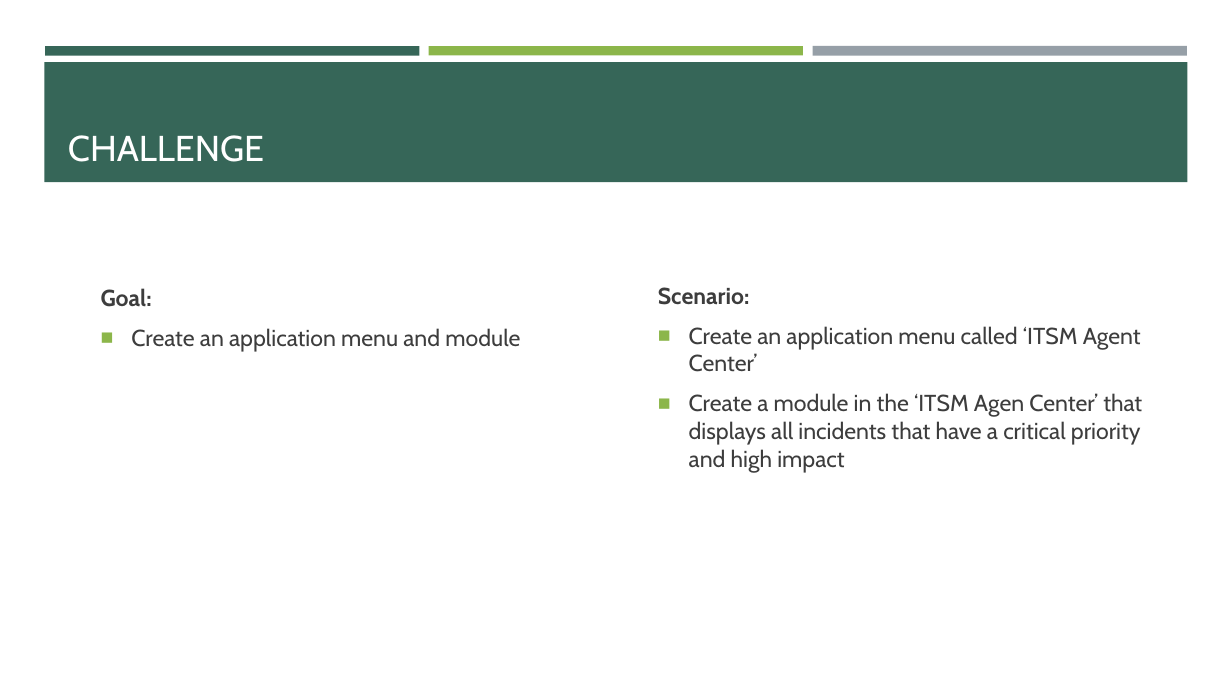
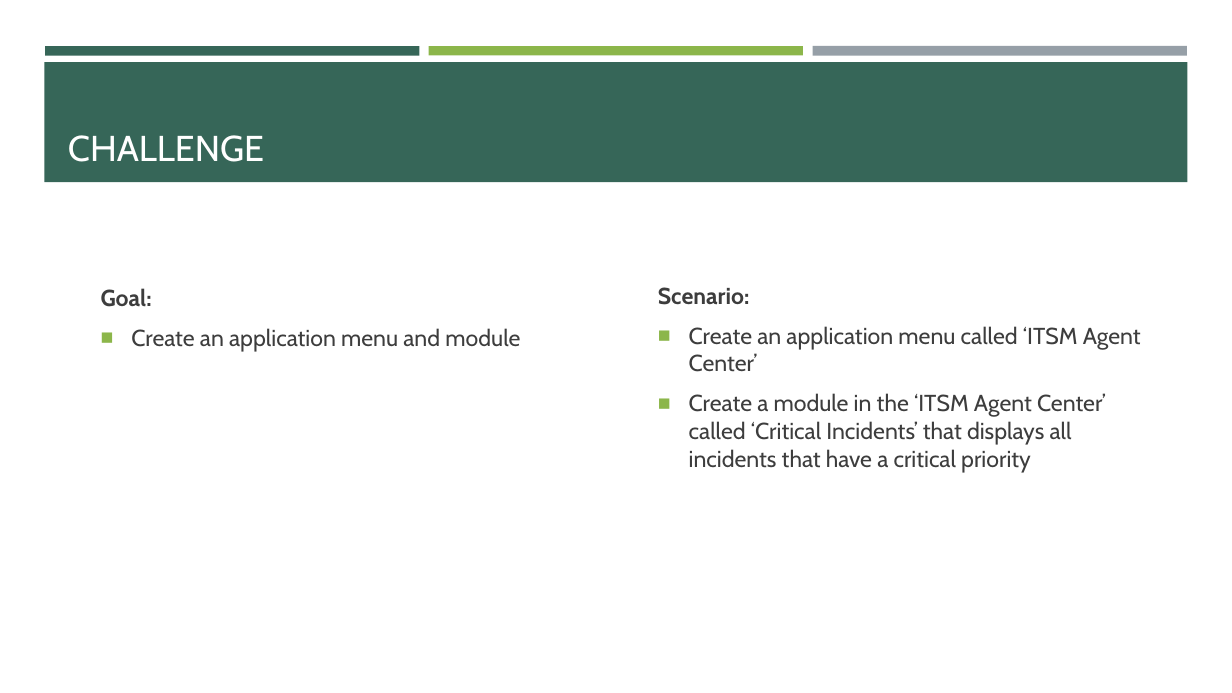
Before and after one commit to e-m-wilson/SNOW, a slide deck: slide 54 of Week_3/SNOW_Basics.pptx. Drawn at 1232x693 pixels with LibreOffice and Linux fonts; fonts in the diff are those of the drawing. Boxes give left, top, right and bottom in pixels: in the first picture for what was removed or moved away, otherwise in the second. Text is boxed around its words. In the diff, an @@ line names an element or a change of style, - is before the commit and + after.

```diff
--- a/Week_3/SNOW_Basics.pptx
+++ b/Week_3/SNOW_Basics.pptx
@@ text at bbox=[689, 393, 1106, 473]: text changed @@
-■ Create a module in the ‘ITSM Agen Center’ that displays all incidents that have a critical priority and high impact
+■ Create a module in the ‘ITSM Agent Center’ called ‘Critical Incidents’ that displays all incidents that have a critical priority
```
Also in this commit, not shown: 1 other file.
